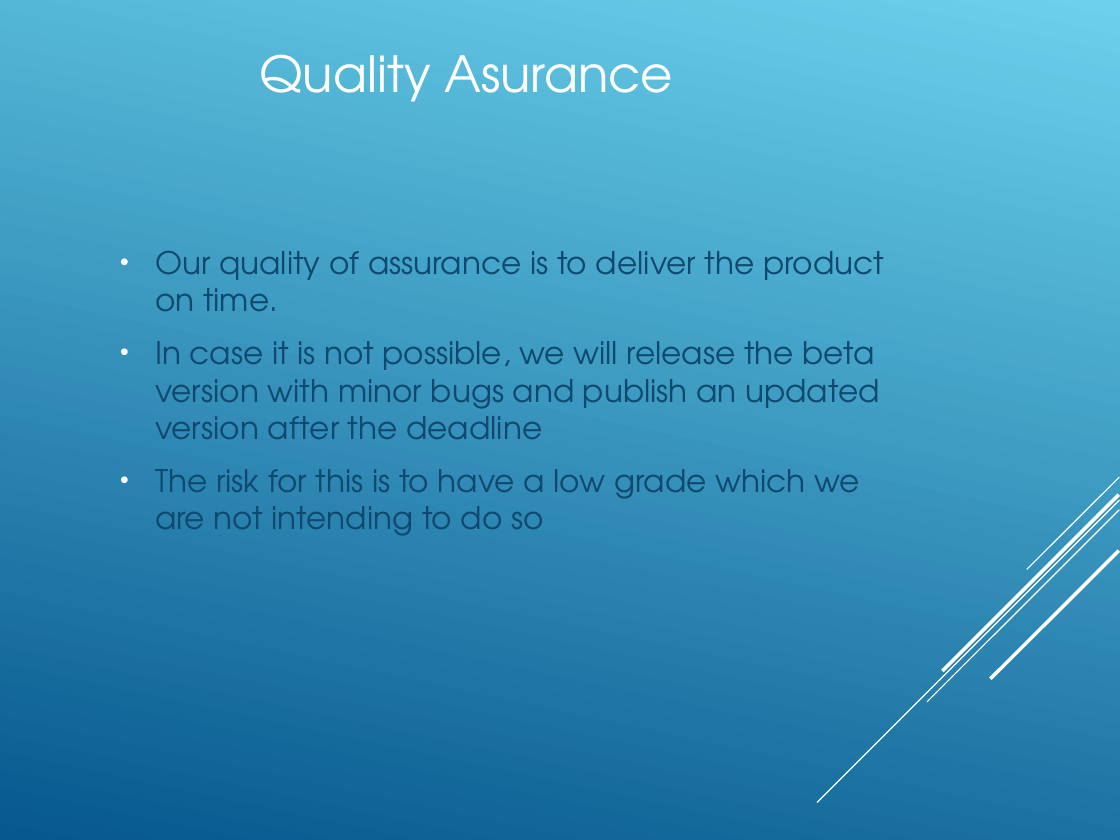
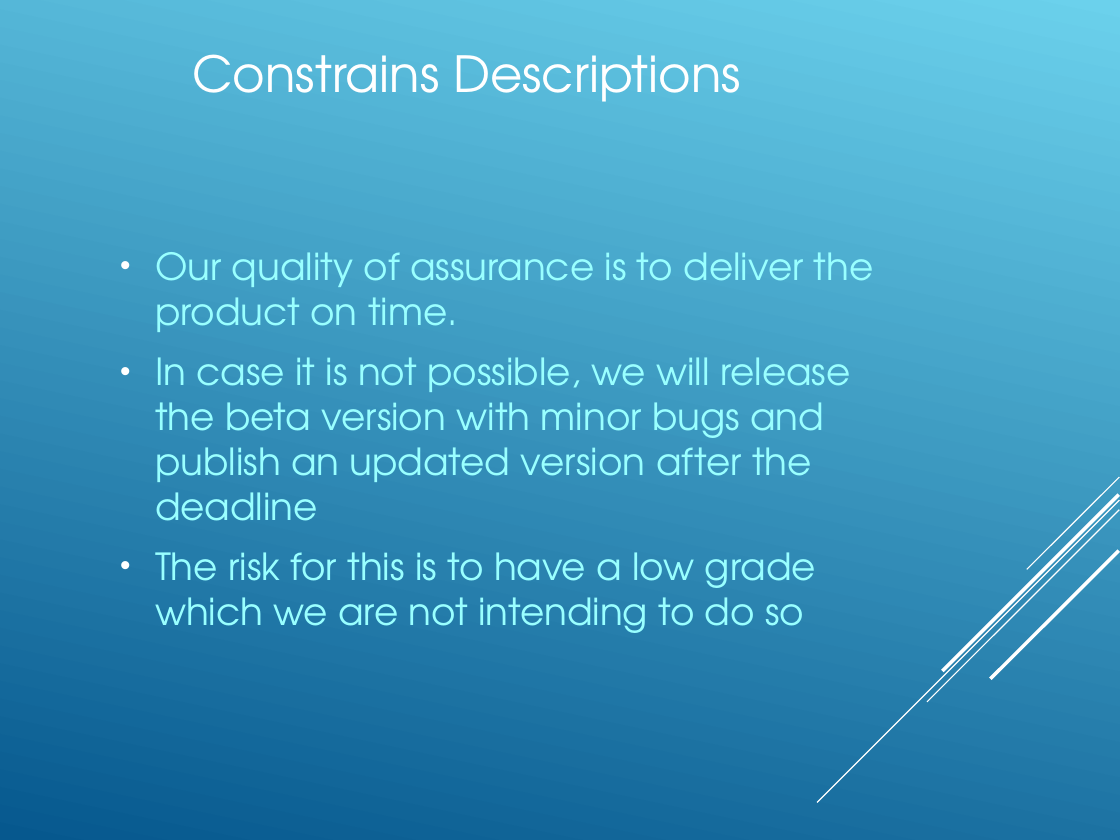
Before and after one commit to Amatarasu/A-Team, a slide deck: slide 9 of Power.Point.Presentation-bk.ppt (slide 25 before the commit). Drawn at 1120x840 pixels with LibreOffice and Linux fonts; fonts in the diff are those of the drawing. Boxes give left, top, right and bottom in pixels: in the first picture for what was removed or moved away, otherwise in the second. Text is boxed around its words. In the diff, an @@ line names an element or a change of style, - is before the commit and + after.

```diff
--- a/Power.Point.Presentation-bk.ppt
+++ b/Power.Point.Presentation-bk.ppt
@@ title at [192,54,741,102]: text changed @@
-Quality Asurance
+Constrains Descriptions
@@ text "Our quality of assurance is ..." at [155,252,874,633]: size 20 to 24 pt, text colour #0F496F to #99FFFF @@
```
Also in this commit, not shown: 3 other slides changed, 9 slides added, 2 slides removed.
